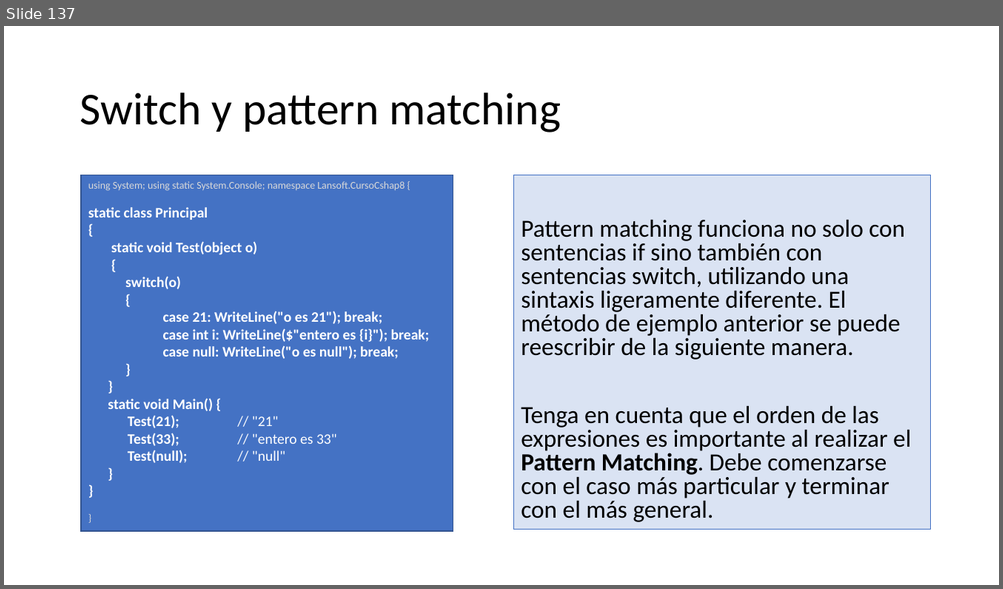
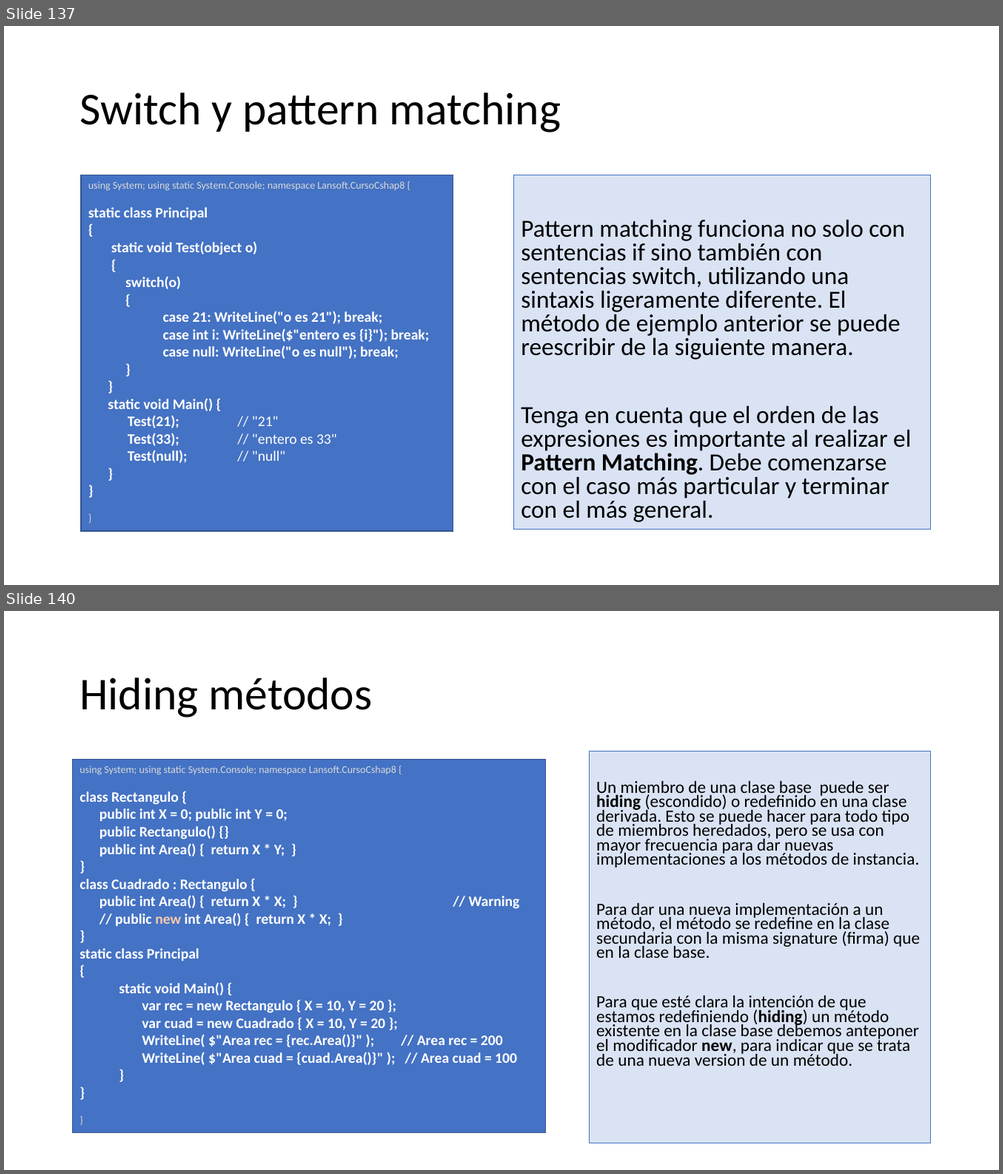
Before and after one commit to AlbertOsinaga/CursoCSharp__8, a slide deck: CSharpQuickReferencia.pptx. Shown one above the other, each under a label of ours: slide 137 before the commit, slides 137 and 140 after it; the slides between them are not shown. The pictures are 1003x589 and 1003x1174 pixels, drawn with LibreOffice and Linux fonts; fonts in the diff are those of the drawing. Boxes give left, top, right and bottom in pixels: in the first picture for what was removed or moved away, otherwise in the second. Text is boxed around its words. In the diff, an @@ line names an element or a change of style, - is before the commit and + after.

```diff
--- a/CSharpQuickReferencia.pptx
+++ b/CSharpQuickReferencia.pptx
@@ slide 140 added at <box>4,611,999,1170</box>, background #FFFFFF @@
@@ title added at <box>79,678,373,718</box>, 44 pt, text #000000 @@
+Hiding métodos
@@ rectangle added at <box>73,760,546,1134</box>, fill #4472C4, outline #325491 1 pt, 14 pt, text #FFFFFF, bold @@
+using System; using static System.Console; namespace Lansoft.CursoCshap8 {
+class Rectangulo {
+public int X = 0; public int Y = 0;
+public Rectangulo() {}
+public int Area() { return X * Y; }
+}
+class Cuadrado : Rectangulo {
+public int Area() { return X * X; } // Warning
+// public new int Area() { return X * X; }
+}
+static class Principal
+{
+static void Main() {
+var rec = new Rectangulo { X = 10, Y = 20 };
+var cuad = new Cuadrado { X = 10, Y = 20 };
+WriteLine( $"Area rec = {rec.Area()}" ); // Area rec = 200
+WriteLine( $"Area cuad = {cuad.Area()}" ); // Area cuad = 100
+}
+}
+}
@@ text added at <box>589,752,930,1143</box>, fill #DAE3F3, outline #4472C4 0.75 pt, 16.6 pt, text #000000 @@
+Un miembro de una clase base puede ser hiding (escondido) o redefinido en una clase derivada. Esto se puede hacer para todo tipo de miembros heredados, pero se usa con mayor frecuencia para dar nuevas implementaciones a los métodos de instancia.
+Para dar una nueva implementación a un método, el método se redefine en la clase secundaria con la misma signature (firma) que en la clase base.
+Para que esté clara la intención de que estamos redefiniendo (hiding) un método existente en la clase base debemos anteponer el modificador new, para indicar que se trata de una nueva version de un método.
```
Also in this commit, not shown: 12 other slides added, 1 other file.
